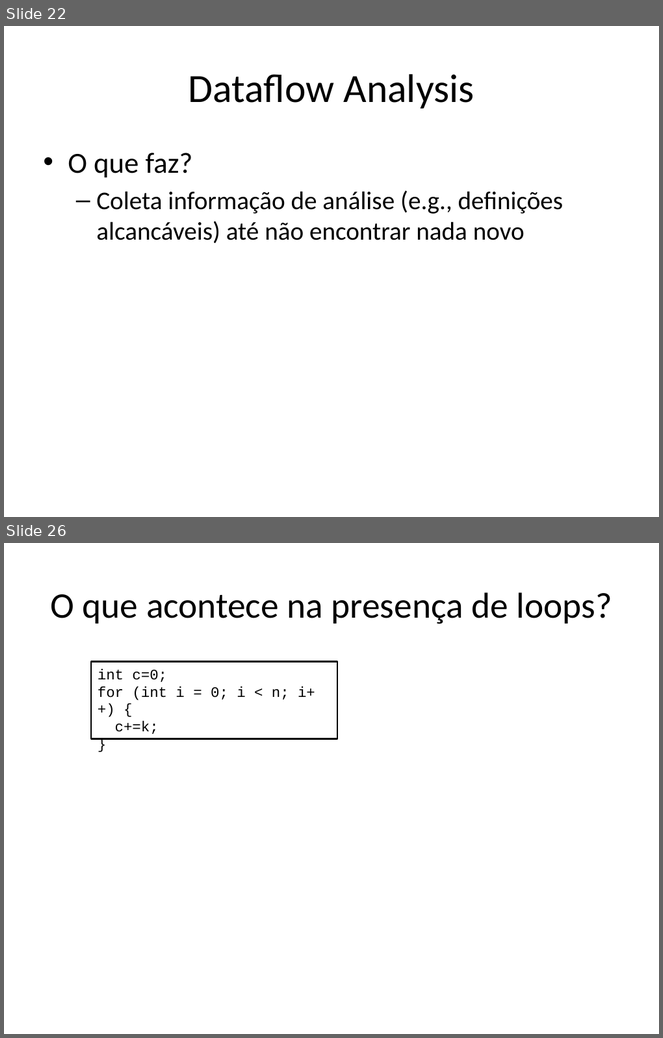
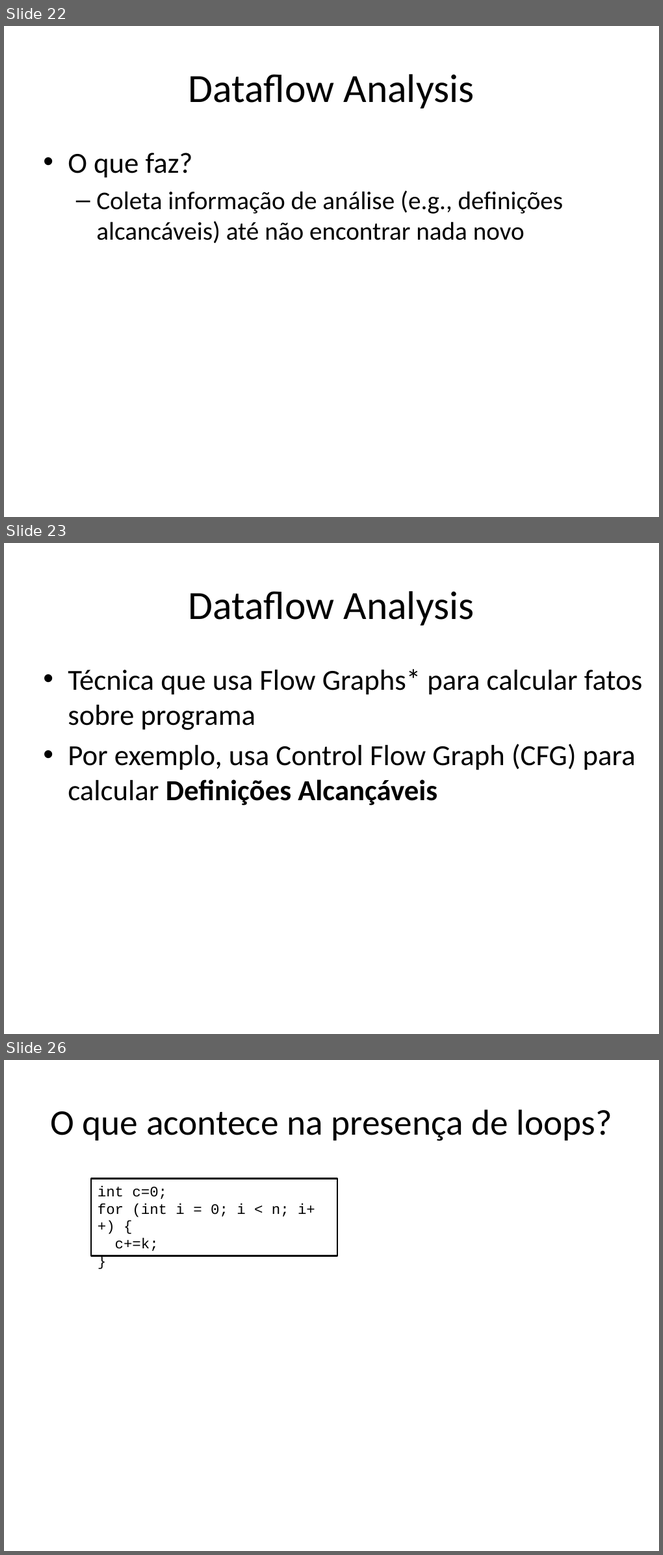
Before and after one commit to damorim/compilers-cin, a slide deck: slides-aulas/analise-estatica.pptx. Shown one above the other, each under a label of ours: slides 22 and 26 before the commit, slides 22, 23 and 26 after it; the slides between them are not shown. The pictures are 663x1038 and 663x1555 pixels, drawn with LibreOffice and Linux fonts; fonts in the diff are those of the drawing. Boxes give left, top, right and bottom in pixels: in the first picture for what was removed or moved away, otherwise in the second. Text is boxed around its words. In the diff, an @@ line names an element or a change of style, - is before the commit and + after.

```diff
--- a/slides-aulas/analise-estatica.pptx
+++ b/slides-aulas/analise-estatica.pptx
@@ slide 23 added at <box>4,543,659,1034</box>, background #FFFFFF @@
@@ title added at <box>189,591,475,626</box>, 44 pt, text #000000 @@
+Dataflow Analysis
@@ text added at <box>68,669,643,806</box>, 32 pt, text #000000 @@
+• Técnica que usa Flow Graphs* para calcular fatos sobre programa
+• Por exemplo, usa Control Flow Graph (CFG) para calcular Definições Alcançáveis
```
Also in this commit, not shown: 3 slides changed, 1 slide removed, 7 other files.
